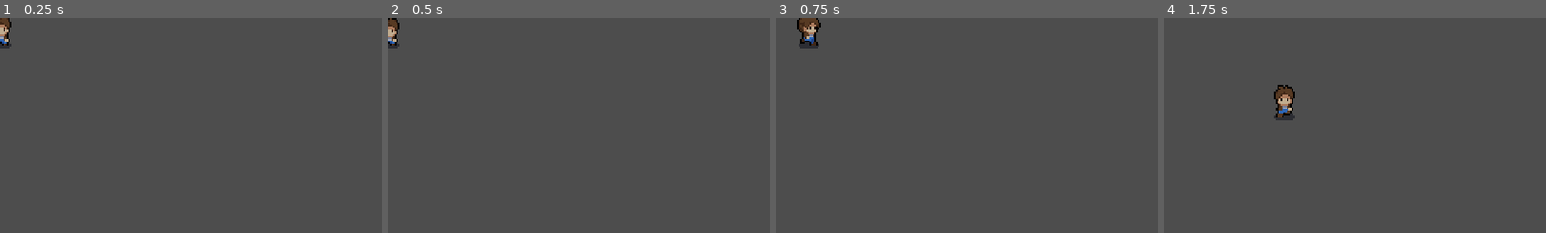
Above: before the commit, frames 1-4 (left to right).
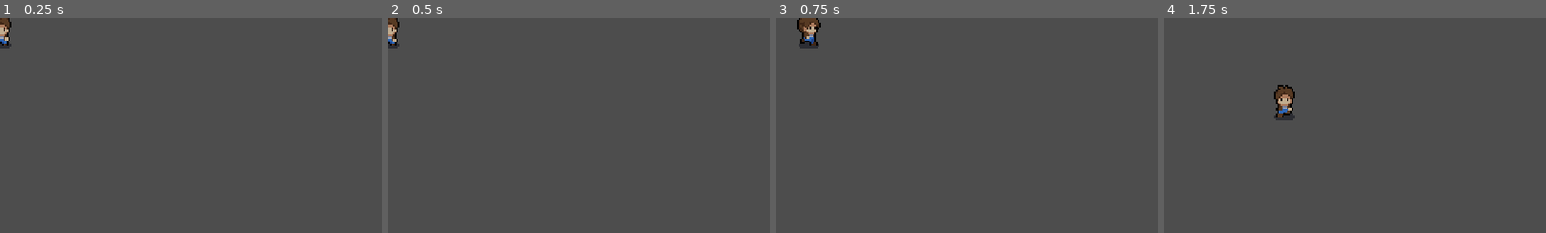
Above: after the commit, the same moments.

Repository: breadsk/curso
Game: Godot game, scene res://Player/player.tscn
The game is run twice, just before and just after one commit, with the same random seed, the same clock (stepped at 60 frames per second) and the same inputs.
Inputs:
- Up to frame 1 (0.25 s): no input
- Up to frame 2 (0.5 s): no input
- Up to frame 3 (0.75 s): hold D (right) from 0.53 s (still down)
- Up to frame 4 (1.75 s): release D (right) at 1.28 s; hold S (down) from 1.28 s (still down)
The pictures show only the part of the screen within x 0-50%, y 0-50%; the shares and areas given below are measured in that part.

The runs differ from the first frame. In frame 1, less than 0.1% of the frame differs, in the area x 1-3%, y 8-12%; in frame 2, 0.1%, in the area x 0-3%, y 0-11%; in frame 3, nothing differs; in frame 4, nothing differs.

Commit message:
Movimiento idle en 4 direcciones

Diff:
--- a/Player/player.gd
+++ b/Player/player.gd
@@ -6,6 +6,7 @@
 
 
 var speed = 100
+var lastDir = ""
 
 func _physics_process(delta: float):
 	move()
@@ -20,12 +21,16 @@
 	if velocity.x > 0:
 		sprite.flip_h = false;
 		anims.play("walkR")
+		lastDir = "R"
 	elif velocity.x < 0:
 		sprite.flip_h = true;
 		anims.play("walkR")
+		lastDir = "R"
 	elif velocity.y > 0:
 		anims.play("walkD")
+		lastDir = "D"
 	elif velocity.y < 0:
 		anims.play("walkU")
+		lastDir = "U"
 	else:
-		anims.play("idleD")
+		anims.play("idle"+lastDir)#Lo concatena
